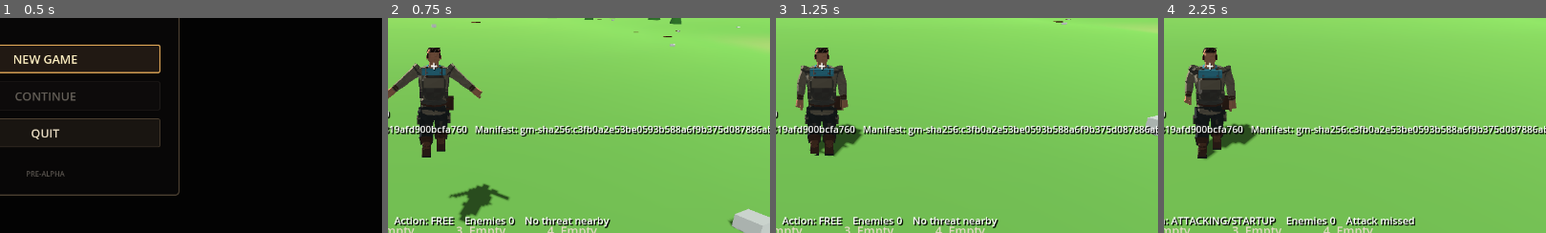
Above: before the commit, frames 1-4 (left to right).
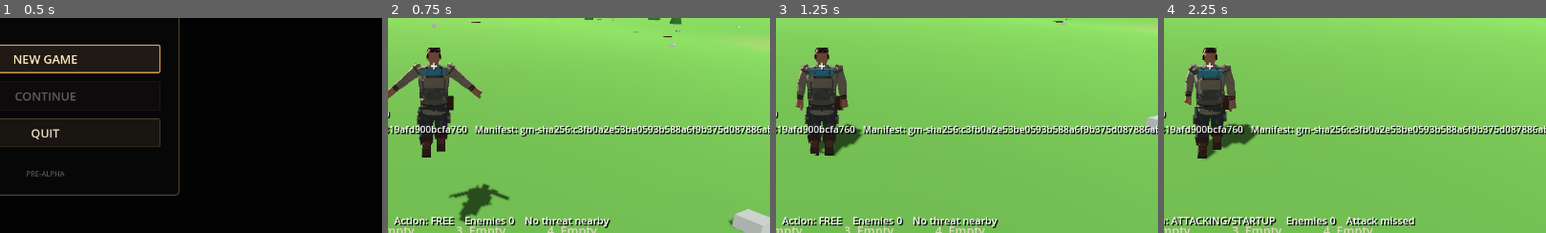
Above: after the commit, the same moments.

Repository: KevinRabbe/underworld
Game: Godot game, scene res://app/app_root.tscn
Same seed, same stepped clock (60 frames per second), same inputs: the game is played once before the commit and once after it.
Inputs (mouse positions are % of the whole screen's width and height, from its top left):
- Up to frame 1 (0.5 s): no input
- Up to frame 2 (0.75 s): click "NEW GAME" at 0.5 s
- Up to frame 3 (1.25 s): no input
- Up to frame 4 (2.25 s): tap Enter at 1.25 s; move the mouse to (55, 50) at 1.27 s; hold E (attack_heavy) 1.28-2.03 s; hold W (move_forward) from 1.28 s (still down); click (55, 50) at 1.42 s; tap Space (jump) at 1.52 s; move the mouse to (45, 50) at 2.02 s; right-click (45, 50) at 2.1 s
The pictures show only the part of the screen within x 44-94%, y 39-89%; the shares and areas given below are measured in that part.

Frame 1 is identical in both runs. In frame 2, 0.1% of the frame differs, in the area x 2-25%, y 20-80%; in frame 3, 0.1%, in the area x 5-20%, y 21-60%; in frame 4, 0.1%.

Commit message:
Polish frontier survivor silhouette and outfit

Diff:
--- a/presentation/characters/faceted/faceted_body_compiler.gd
+++ b/presentation/characters/faceted/faceted_body_compiler.gd
@@ -3,7 +3,7 @@
 
 const MeshDataScript := preload("res://presentation/characters/faceted/faceted_skinned_mesh_data.gd")
 
-const COMPILER_REVISION := 4
+const COMPILER_REVISION := 5
 const SKIN := 0
 const CLOTH := 1
 const LEATHER := 2
@@ -136,6 +136,7 @@
 		_ring_y(Vector3(0, chest_y, 0), profile.chest_width * 0.50, profile.chest_depth * 0.50, _weights2(BONE.spine_02, BONE.chest, 0.65)),
 		_ring_y(Vector3(0, lerpf(chest_y, shoulder_y, 0.55), 0), lerpf(profile.chest_width, profile.shoulder_width, 0.52) * 0.50, profile.chest_depth * 0.51, _weights(BONE.chest)),
 		_ring_y(Vector3(0, shoulder_y - 0.022, 0), profile.shoulder_width * 0.47, profile.chest_depth * 0.50, _weights(BONE.chest)),
+		_ring_y(Vector3(0, shoulder_y + 0.012, -0.001), profile.shoulder_width * 0.37, profile.chest_depth * 0.43, _weights(BONE.chest)),
 		# The collar transition replaces the old full-width shoulder cap.  It
 		# keeps the broad shoulder mass but avoids a pointed coat-hanger profile.
 		_ring_y(Vector3(0, neck_y + 0.008, -0.002), 0.112, 0.092, _weights2(BONE.chest, BONE.neck, 0.55)),
@@ -221,6 +222,7 @@
 	var shoulder_y: float = float(landmark["shoulder_y"]) - 0.01
 	var mass := float(profile.arm_mass)
 	var upper_rings: Array[Dictionary] = [
+		_ring_x(Vector3(shoulder_x - direction * 0.018, shoulder_y - 0.005, 0), 0.096 * mass, 0.088 * mass, _weights2(BONE.chest, upper_bone, 0.35)),
 		_ring_x(Vector3(shoulder_x, shoulder_y, 0), 0.105 * mass, 0.095 * mass, _weights(upper_bone)),
 		_ring_x(Vector3(lerpf(shoulder_x, elbow_x, 0.22), shoulder_y - 0.002, 0), 0.101 * mass, 0.091 * mass, _weights(upper_bone)),
 		_ring_x(Vector3(lerpf(shoulder_x, elbow_x, 0.48), shoulder_y, 0), 0.089 * mass, 0.081 * mass, _weights(upper_bone)),
@@ -229,6 +231,7 @@
 	]
 	_add_x_loft(builders, CANVAS_LIGHT, upper_rings, 8, true, true, direction)
 	_add_x_loft(builders, CANVAS_DARK, [
+		_ring_x(Vector3(shoulder_x - direction * 0.020, shoulder_y - 0.006, 0), 0.100 * mass, 0.092 * mass, _weights2(BONE.chest, upper_bone, 0.30)),
 		_ring_x(Vector3(shoulder_x, shoulder_y, 0), 0.111 * mass, 0.101 * mass, _weights(upper_bone)),
 		_ring_x(Vector3(lerpf(shoulder_x, elbow_x, 0.20), shoulder_y - 0.002, 0), 0.106 * mass, 0.096 * mass, _weights(upper_bone)),
 	], 8, true, true, direction)
@@ -305,17 +308,28 @@
 	_add_ribbon_z(builders, LEATHER_LIGHT, Vector2(-0.012, shoulder_y - 0.06), Vector2(-0.012, pelvis_y + 0.035), front_z - 0.003, 0.007, _weights(BONE.chest), _weights(BONE.pelvis), -1.0)
 	_add_ribbon_z(builders, CANVAS_LIGHT, Vector2(-0.055, shoulder_y - 0.045), Vector2(-0.145, float(landmark["chest_y"]) - 0.02), front_z - 0.006, 0.025, _weights(BONE.chest), _weights(BONE.chest), -1.0)
 	_add_ribbon_z(builders, CANVAS_LIGHT, Vector2(0.055, shoulder_y - 0.045), Vector2(0.145, float(landmark["chest_y"]) - 0.02), front_z - 0.006, 0.025, _weights(BONE.chest), _weights(BONE.chest), -1.0)
-	# The scarf owns a visible V-shaped drape below the collar, matching the
-	# project reference while leaving the neck free for animation.
-	_add_ribbon_z(builders, ACCENT, Vector2(-0.095, shoulder_y - 0.028), Vector2(-0.012, float(landmark["chest_y"]) - 0.075), front_z - 0.045, 0.042, _weights(BONE.chest), _weights(BONE.chest), -1.0)
-	_add_ribbon_z(builders, ACCENT, Vector2(0.095, shoulder_y - 0.028), Vector2(0.012, float(landmark["chest_y"]) - 0.075), front_z - 0.045, 0.042, _weights(BONE.chest), _weights(BONE.chest), -1.0)
-	_add_ribbon_z(builders, ACCENT, Vector2(0.0, float(landmark["chest_y"]) - 0.067), Vector2(0.022, float(landmark["lower_chest_y"]) - 0.060), front_z - 0.047, 0.046, _weights(BONE.chest), _weights(BONE.spine_02), -1.0)
-	_emit_triangle(builders, ACCENT,
-		Vector3(-0.115, shoulder_y - 0.040, front_z - 0.060),
-		Vector3(0.0, float(landmark["chest_y"]) - 0.125, front_z - 0.060),
-		Vector3(0.115, shoulder_y - 0.040, front_z - 0.060),
-		Vector3(0, 0, -1), _weights(BONE.chest), _weights(BONE.chest), _weights(BONE.chest),
-		Vector2(0, 0), Vector2(0.5, 1), Vector2(1, 0))
+	# A shallow faceted scarf volume remains readable after skinning and at the
+	# gameplay camera.  The old paper-thin ribbons could disappear against the
+	# vest even though their authored coordinates were correct.
+	_add_tri_prism_z(builders, ACCENT,
+		Vector2(-0.120, shoulder_y - 0.045),
+		Vector2(-0.050, shoulder_y - 0.045),
+		Vector2(0.0, float(landmark["chest_y"]) - 0.120),
+		front_z - 0.070, front_z - 0.038, _weights(BONE.chest))
+	_add_tri_prism_z(builders, ACCENT,
+		Vector2(0.050, shoulder_y - 0.045),
+		Vector2(0.120, shoulder_y - 0.045),
+		Vector2(0.0, float(landmark["chest_y"]) - 0.120),
+		front_z - 0.070, front_z - 0.038, _weights(BONE.chest))
+	_add_tri_prism_z(builders, ACCENT,
+		Vector2(-0.032, float(landmark["chest_y"]) - 0.105),
+		Vector2(0.038, float(landmark["chest_y"]) - 0.105),
+		Vector2(0.016, float(landmark["lower_chest_y"]) - 0.052),
+		front_z - 0.073, front_z - 0.040, _weights2(BONE.chest, BONE.spine_02, 0.25))
+	# Raised lapel edges frame the scarf and break the vest into intentional
+	# garment planes instead of one dark torso shell.
+	_add_ribbon_z(builders, CANVAS_LIGHT, Vector2(-0.142, shoulder_y - 0.050), Vector2(-0.045, float(landmark["chest_y"]) - 0.155), front_z - 0.078, 0.018, _weights(BONE.chest), _weights(BONE.chest), -1.0)
+	_add_ribbon_z(builders, CANVAS_LIGHT, Vector2(0.142, shoulder_y - 0.050), Vector2(0.045, float(landmark["chest_y"]) - 0.155), front_z - 0.078, 0.018, _weights(BONE.chest), _weights(BONE.chest), -1.0)
 	# Split jacket skirts add weight around the hips without becoming armor or
 	# changing the body profile used by the future character editor.
 	_add_ribbon_z(builders, CANVAS_DARK, Vector2(-0.112, pelvis_y + 0.025), Vector2(-0.135, float(landmark["hip_y"]) - 0.055), front_z - 0.010, 0.092, _weights(BONE.pelvis), _weights(BONE.pelvis), -1.0)
@@ -344,8 +358,12 @@
 	_add_box(builders, CANVAS_LIGHT, Vector3(-0.220, float(landmark["waist_y"]) + 0.140, 0.206), Vector3(-0.172, float(landmark["waist_y"]) + 0.172, 0.296), _weights(BONE.chest), 0.006)
 	_add_box(builders, CANVAS_LIGHT, Vector3(0.172, float(landmark["waist_y"]) + 0.140, 0.206), Vector3(0.220, float(landmark["waist_y"]) + 0.172, 0.296), _weights(BONE.chest), 0.006)
 	for strap_x in [-0.115, 0.115]:
-		_add_ribbon_z(builders, LEATHER, Vector2(strap_x, float(landmark["waist_y"]) + 0.02), Vector2(strap_x, shoulder_y - 0.02), 0.314, 0.018, _weights(BONE.chest), _weights(BONE.chest), 1.0)
-	_add_ribbon_z(builders, LEATHER_LIGHT, Vector2(-0.14, float(landmark["chest_y"]) - 0.02), Vector2(0.14, float(landmark["chest_y"]) - 0.02), 0.317, 0.012, _weights(BONE.chest), _weights(BONE.chest), 1.0)
+		_add_ribbon_z(builders, LEATHER, Vector2(strap_x, float(landmark["waist_y"]) + 0.02), Vector2(strap_x, shoulder_y - 0.02), 0.350, 0.018, _weights(BONE.chest), _weights(BONE.chest), 1.0)
+		_add_box(builders, METAL,
+			Vector3(strap_x - 0.020, float(landmark["lower_chest_y"]) - 0.010, 0.349),
+			Vector3(strap_x + 0.020, float(landmark["lower_chest_y"]) + 0.026, 0.358),
+			_weights(BONE.chest), 0.004)
+	_add_ribbon_z(builders, LEATHER_LIGHT, Vector2(-0.14, float(landmark["chest_y"]) - 0.02), Vector2(0.14, float(landmark["chest_y"]) - 0.02), 0.352, 0.012, _weights(BONE.chest), _weights(BONE.chest), 1.0)
 	_add_x_loft(builders, ACCENT, [
 		_ring_x(Vector3(-0.18, shoulder_y, 0.275), 0.060, 0.060, _weights(BONE.chest)),
 		_ring_x(Vector3(0.18, shoulder_y, 0.275), 0.060, 0.060, _weights(BONE.chest)),
@@ -523,6 +541,18 @@
 	_emit_triangle(builders, palette_index, a, c, d, expected, start_skin, finish_skin, finish_skin, Vector2(0,0), Vector2(1,1), Vector2(0,1))
 
 
+static func _add_tri_prism_z(builders: Dictionary, palette_index: int, a: Vector2, b: Vector2, c: Vector2, front_z: float, back_z: float, skin_weights: Dictionary) -> void:
+	var front := [Vector3(a.x, a.y, front_z), Vector3(b.x, b.y, front_z), Vector3(c.x, c.y, front_z)]
+	var back := [Vector3(a.x, a.y, back_z), Vector3(b.x, b.y, back_z), Vector3(c.x, c.y, back_z)]
+	_emit_triangle(builders, palette_index, front[0], front[1], front[2], Vector3(0, 0, -1), skin_weights, skin_weights, skin_weights, Vector2(0,0), Vector2(1,0), Vector2(0.5,1))
+	_emit_triangle(builders, palette_index, back[0], back[2], back[1], Vector3(0, 0, 1), skin_weights, skin_weights, skin_weights, Vector2(0,0), Vector2(0.5,1), Vector2(1,0))
+	for edge in [[0, 1], [1, 2], [2, 0]]:
+		var edge_direction: Vector3 = front[edge[1]] - front[edge[0]]
+		var expected := edge_direction.cross(Vector3(0, 0, back_z - front_z)).normalized()
+		_emit_triangle(builders, palette_index, front[edge[0]], back[edge[0]], back[edge[1]], expected, skin_weights, skin_weights, skin_weights, Vector2(0,0), Vector2(0,1), Vector2(1,1))
+		_emit_triangle(builders, palette_index, front[edge[0]], back[edge[1]], front[edge[1]], expected, skin_weights, skin_weights, skin_weights, Vector2(0,0), Vector2(1,1), Vector2(1,0))
+
+
 static func _emit_triangle(builders: Dictionary, palette_index: int, a: Vector3, b: Vector3, c: Vector3, expected_normal: Vector3, skin_a: Dictionary, skin_b: Dictionary, skin_c: Dictionary, uv_a: Vector2, uv_b: Vector2, uv_c: Vector2) -> void:
 	var edge_a := b - a
 	var edge_b := c - a
--- a/presentation/characters/voxel/baseline_survivor_factory.gd
+++ b/presentation/characters/voxel/baseline_survivor_factory.gd
@@ -27,15 +27,15 @@
 static func build() -> Resource:
 	var palette = PaletteScript.new().configure("palette.character.earth_teal", [
 		_entry("skin", Color("9b6749"), 0.80, 0.0),
-		_entry("cloth", Color("403e36"), 0.93, 0.0),
+		_entry("cloth", Color("565247"), 0.93, 0.0),
 		_entry("leather", Color("3e2a20"), 0.78, 0.0),
 		_entry("metal", Color("858b8e"), 0.38, 0.62),
 		_entry("hair", Color("211713"), 0.92, 0.0),
 		_entry("accent", Color("347a86"), 0.84, 0.0),
 		_entry("face", Color("211a17"), 0.76, 0.0),
-		_entry("canvas_light", Color("655b48"), 0.95, 0.0),
-		_entry("trouser", Color("242725"), 0.92, 0.0),
-		_entry("canvas_dark", Color("3b372f"), 0.96, 0.0),
+		_entry("canvas_light", Color("776b54"), 0.95, 0.0),
+		_entry("trouser", Color("323532"), 0.92, 0.0),
+		_entry("canvas_dark", Color("48443a"), 0.96, 0.0),
 		_entry("leather_light", Color("5a3b29"), 0.84, 0.0),
 		_entry("sole", Color("252523"), 0.98, 0.0),
 	])
